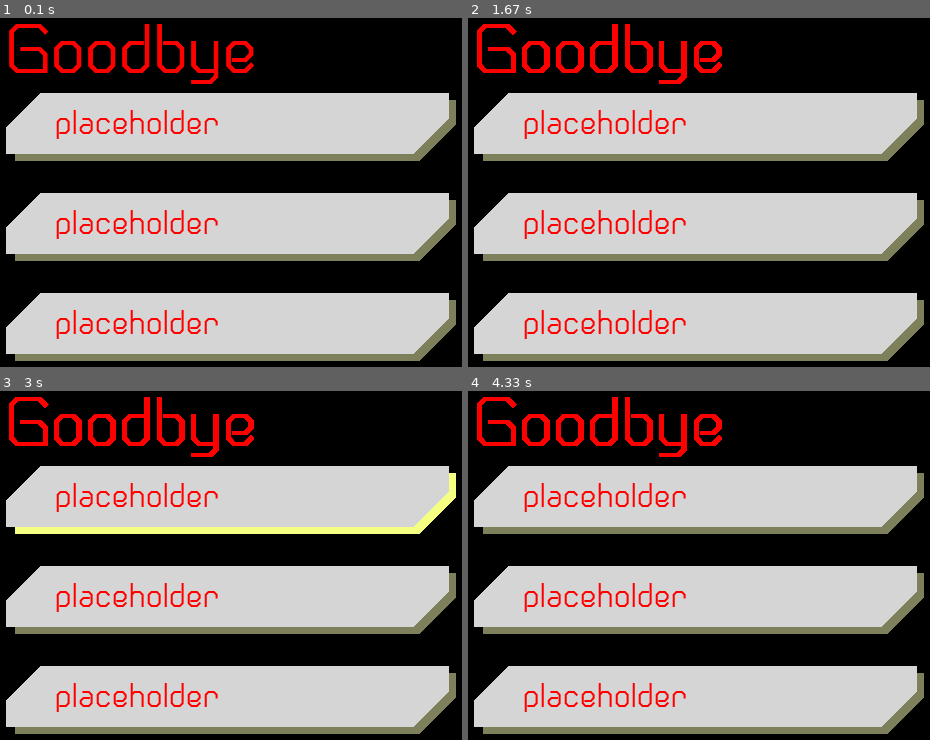
Above: before the commit, frames 1-4 (two rows, left to right).
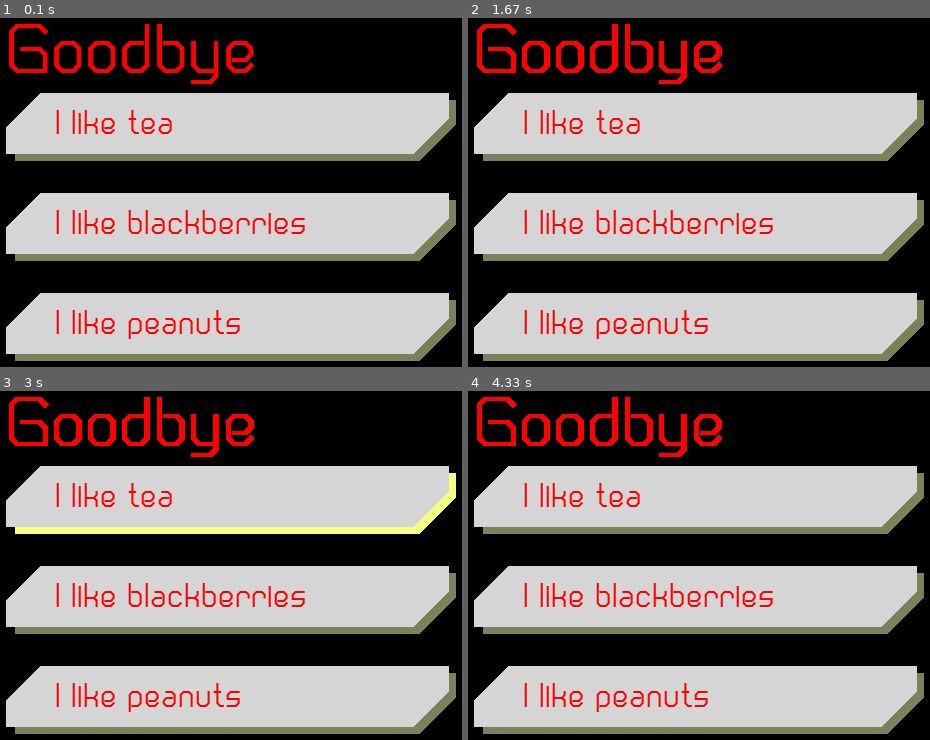
Above: after the commit, the same moments.

Repository: Ufonek1/EarlOfSandwich
Game: pygame game, started from src/core/playerShip.py
The game is run twice, just before and just after one commit, with the same random seed, the same clock (stepped at 60 frames per second) and the same inputs. The source is Python 2; it was converted automatically to run under Python 3.
Inputs (mouse positions are in pixels of both pictures, inside the frame that each line leads up to):
- Up to frame 1 (0.1 s): no input
- Up to frame 2 (1.67 s): click (772, 293) at 0.38 s; click (outside the picture) at 0.72 s; click (528, 202) at 1.05 s; click (outside the picture) at 1.38 s
- Up to frame 3 (3 s): click (318, 729) at 2.22 s; click (281, 565) at 2.55 s; click (175, 471) at 2.88 s
- Up to frame 4 (4.33 s): click (outside the picture) at 3.22 s; click (514, 726) at 3.55 s; click (outside the picture) at 3.88 s

The runs differ from the first frame. In frame 1, 3.7% of the frame differs, in the area x 12-67%, y 26-92%; in frame 2, 3.7%; in frame 3, 3.7%; in frame 4, 3.7%.

Commit message:
Text on buttons
Figured it out! We now have settable text on buttons! TODO: deal with
button destinations

Diff:
--- a/src/core/mainMenu.py
+++ b/src/core/mainMenu.py
@@ -24,9 +24,8 @@
 
     #create all the buttons
     button1 = menuButton()
-    button1.button_id = 1
-    button1.text = "I like peanuts"
-    button1.__init__()
+    #button1.text = "I like peanuts"
+    button1.start("I like peanuts", 1)
     button1.rect.x  = (100)
     button1.rect.y = (300)
     button1.add(buttons)
@@ -35,8 +34,8 @@
 
     button2 = menuButton()
     button2.button_id = 2
-    button2.text = "I like blackberries"
-    button2.__init__()
+    #button2.text = "I like blackberries"
+    button2.start("I like blackberries", 2)
     button2.rect.x  = (100)
     button2.rect.y = (200)
     button2.add(buttons)
@@ -44,9 +43,8 @@
     #allSprites.add(button2, 0)
 
     button3 = menuButton()
-    button3.button_id = 3
-    button3.text = "I like tea"
-    button3.__init__()
+    #button3.text = "I like tea"
+    button3.start("I like tea", 3)
     button3.rect.x  = (100)
     button3.rect.y = (100)
     button3.add(buttons)
--- a/src/core/menuButton.py
+++ b/src/core/menuButton.py
@@ -13,44 +13,51 @@
     pygame.font.init()
     #the array into which we will load the sprite sheet
     button_frame = []
-    # text of button and its font
-    button_id = 0
 
+    #destination to which button leads
+    destination = 0
+
+    # font of buttons
     button_font = pygame.font.Font(MAIN_MENU_FONT_PATH, 35)
-    text = "placeholder"
     '''@TODO figure out a way how to be able to change the button's text from the outside'''
-    def __init__(self):
+    def start(self, text, destination):
         pygame.sprite.Sprite.__init__(self)
         #create the spritesheet
         sprite_sheet = SpriteSheet(BUTTON_SPRITESHEET_PATH)
 
+        button_frame = []
         #load all appropriate images and write text over them
         image = sprite_sheet.getImage(0, 0, 450, 68)
-        image.blit(self.button_font.render(self.text, True, FULL_RED), (49,7))
-        self.button_frame.append(image)
+        image.blit(self.button_font.render(text, True, FULL_RED), (49,7))
+        button_frame.append(image)
         image = sprite_sheet.getImage(0, 68, 450, 68)
-        image.blit(self.button_font.render(self.text, True, FULL_RED), (49,7))
-        self.button_frame.append(image)
+        image.blit(self.button_font.render(text, True, FULL_RED), (49,7))
+        button_frame.append(image)
         image = sprite_sheet.getImage(0, 136, 450, 68)
-        image.blit(self.button_font.render(self.text, True, FULL_RED), (49,7))
-        self.button_frame.append(image)
+        image.blit(self.button_font.render(text, True, FULL_RED), (49,7))
+        button_frame.append(image)
         image = sprite_sheet.getImage(0, 204, 450, 68)
-        image.blit(self.button_font.render(self.text, True, FULL_RED), (56,14))
-        self.button_frame.append(image)
+        image.blit(self.button_font.render(text, True, FULL_RED), (56,14))
+        button_frame.append(image)
 
         #set starting image
-        self.image = self.button_frame[0]
+        self.image = button_frame[0]
 
         #reference to image rect
         self.rect = self.image.get_rect()
 
+        #set them up as the object's properties
+        self.button_frame = button_frame
+        self.destination = destination
 
     def update(self, event):
         if self.rect.collidepoint(mouse.get_pos()):
             if event.type == pl.MOUSEBUTTONDOWN:
                 self.image = self.button_frame[3]
                 print (str(self) + " was clicked")
-                return
+                # this will point Main menu somewhere else (depends on the destination, ofc)
+                if self.destination != 0:
+                    return self.destination
             else:
                 self.image = self.button_frame[1]
                 #print ("cursor is on " + str(self))
Not shown, changed: src/core/mainMenu.pyc
Not shown, changed: src/core/menuButton.pyc
